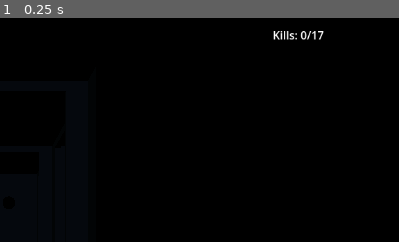
Above: before the commit, frame 1.
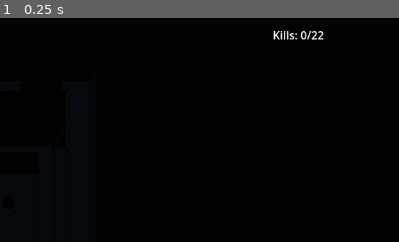
Above: after the commit, the same moment.

Repository: OmarCompiled/Stuck_NULL_BYTES
Game: Godot game, scene res://world.tscn
The game is run twice, just before and just after one commit, with the same random seed, the same clock (stepped at 60 frames per second) and the same inputs.
Inputs:
- Up to frame 1 (0.25 s): no input
The pictures show only the part of the screen within x 50-100%, y 0-50%; the shares and areas given below are measured in that part.

The runs differ from the first frame. In frame 1, less than 0.1% of the frame differs, in the area x 77-82%, y 5-10%.

Commit message:
chore: minor changes - Made minor lighting and spawning changes - Removed redundant code

Diff:
--- a/godot/detection_area.gd
+++ b/godot/detection_area.gd
@@ -26,10 +26,7 @@
 @onready var spot_light: SpotLight3D = $SpotLight3D
 
 func _ready():
-	if Engine.is_editor_hint():
-		update_cone()
-	else:
-		update_cone()
+	update_cone()
 
 
 func _get_configuration_warnings():
--- a/godot/prefabs/corridor.tscn
+++ b/godot/prefabs/corridor.tscn
@@ -45,12 +45,12 @@
 
 [node name="Spawner" parent="." instance=ExtResource("3_hr28d")]
 transform = Transform3D(1, 0, 0, 0, 1, 0, 0, 0, 1, 2, 0, 0)
-spawn_probability = 0.1
+spawn_probability = 0.17
 spawn_offset_range = Vector3(1, 3, 3)
 entity_scene = ExtResource("4_e2gtu")
 
 [node name="Spawner2" parent="." instance=ExtResource("3_hr28d")]
 transform = Transform3D(1, 0, 0, 0, 1, 0, 0, 0, 1, -2, 0, 0)
-spawn_probability = 0.1
+spawn_probability = 0.17
 spawn_offset_range = Vector3(1, 3, 3)
 entity_scene = ExtResource("4_e2gtu")
--- a/godot/shadow.tscn
+++ b/godot/shadow.tscn
@@ -50,8 +50,8 @@
 [node name="OmniLight3D" type="OmniLight3D" parent="."]
 transform = Transform3D(1, 0, 0, 0, 1, 0, 0, 0, 1, -0.00469041, -4.76837e-07, -0.000295401)
 light_color = Color(0.163965, 0.0280897, 0.283854, 1)
-light_energy = 11.0
-light_volumetric_fog_energy = 2.0
+light_energy = 16.0
+light_volumetric_fog_energy = 4.0
 omni_range = 0.874718
 
 [connection signal="body_entered" from="DetectionArea" to="." method="_on_area_3d_body_entered"]
